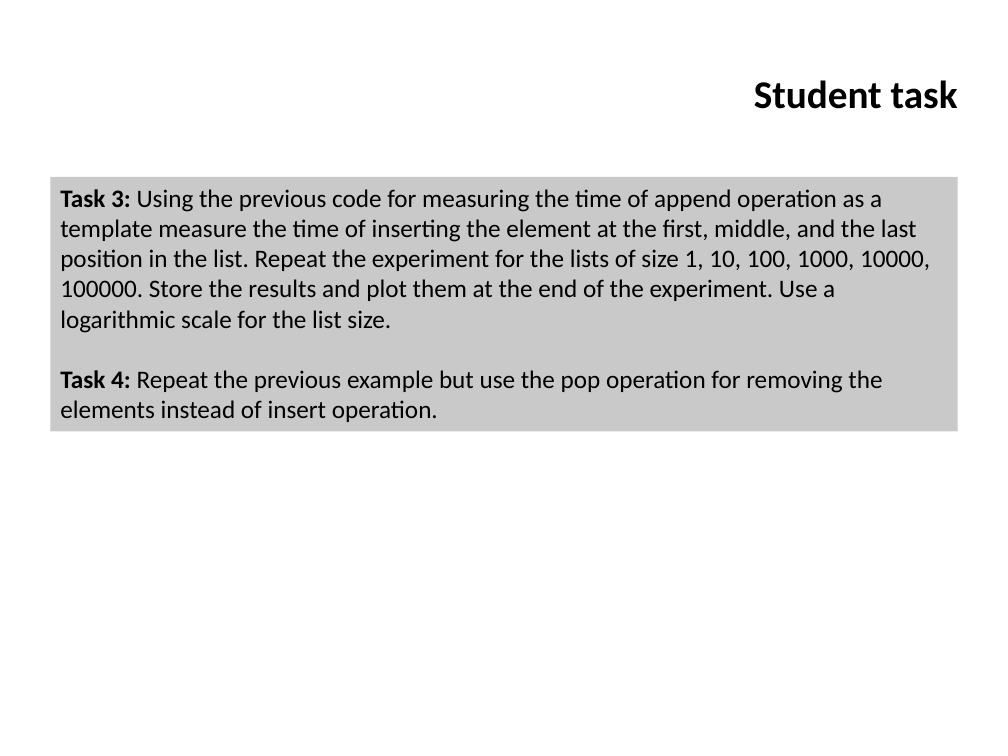
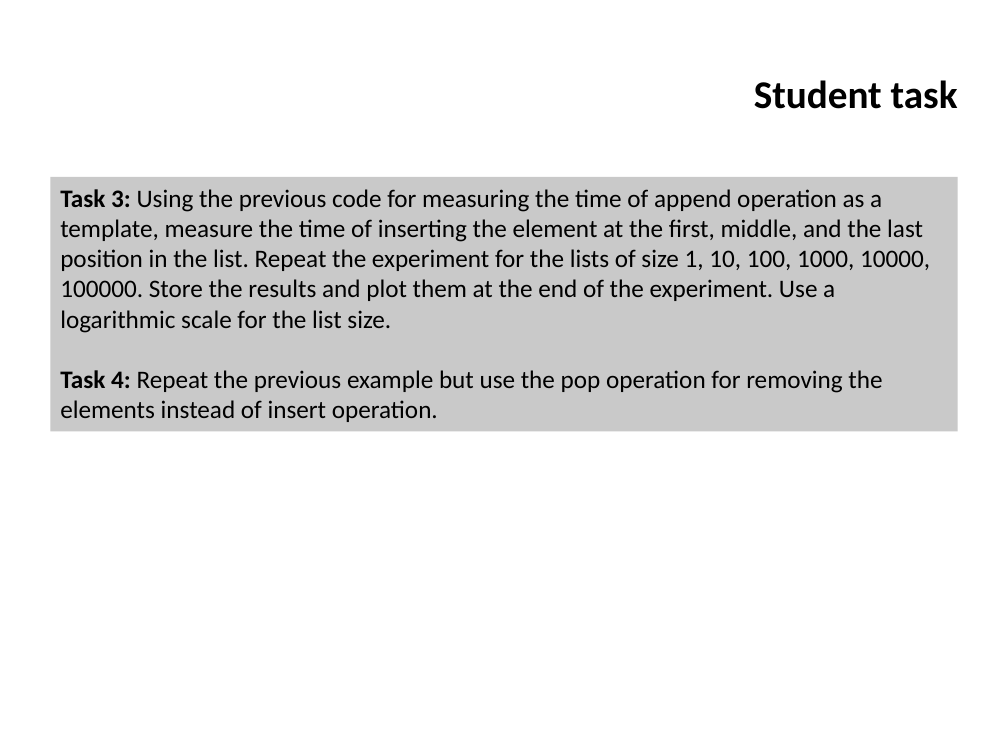
Before and after one commit to ifromm/dsa, a slide deck: slide 29 of slides/unit_3_elementary_ds.pptx. Drawn at 1008x756 pixels with LibreOffice and Linux fonts; fonts in the diff are those of the drawing; background and template pictures are left out. Boxes give left, top, right and bottom in pixels: in the first picture for what was removed or moved away, otherwise in the second. Text is boxed around its words. In the diff, an @@ line names an element or a change of style, - is before the commit and + after.

```diff
--- a/slides/unit_3_elementary_ds.pptx
+++ b/slides/unit_3_elementary_ds.pptx
@@ text in rectangle at box(60, 189, 930, 333): text changed @@
-Task 3: Using the previous code for measuring the time of append operation as a template measure the time of inserting the element at the first, middle, and the last position in the list. Repeat the experiment for the lists of size 1, 10, 100, 1000, 10000, 100000. Store the results and plot them at the end of the experiment. Use a logarithmic scale for the list size.
+Task 3: Using the previous code for measuring the time of append operation as a template, measure the time of inserting the element at the first, middle, and the last position in the list. Repeat the experiment for the lists of size 1, 10, 100, 1000, 10000, 100000. Store the results and plot them at the end of the experiment. Use a logarithmic scale for the list size.
```
Also in this commit, not shown: 1 other slide changed.
